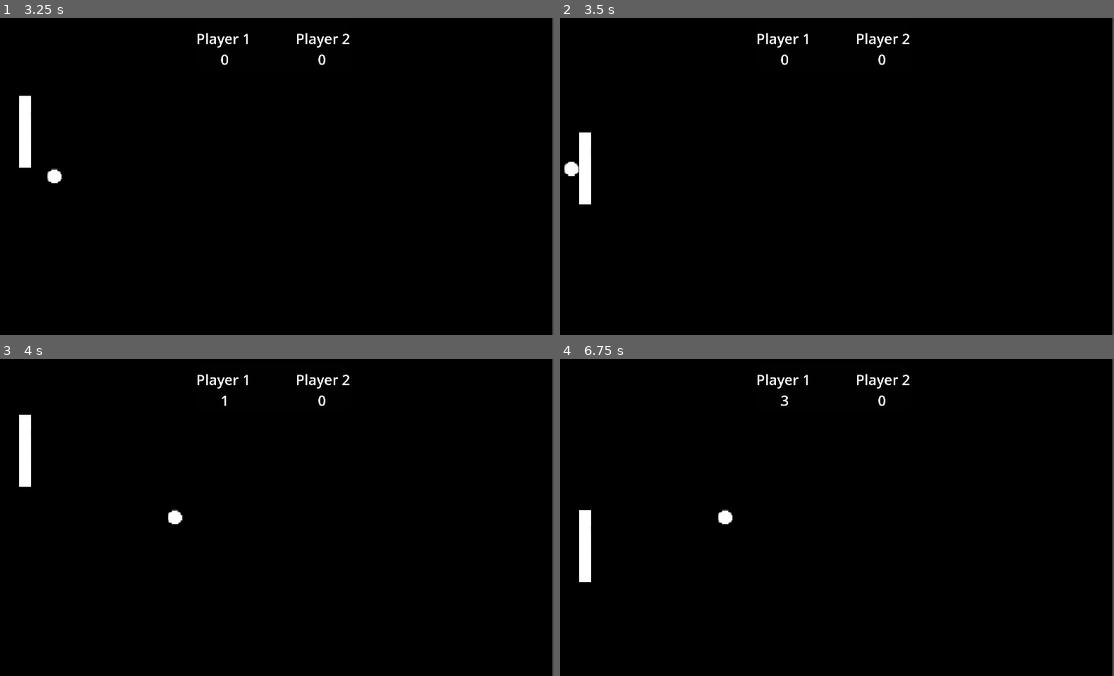
Above: before the commit, frames 1-4 (two rows, left to right).
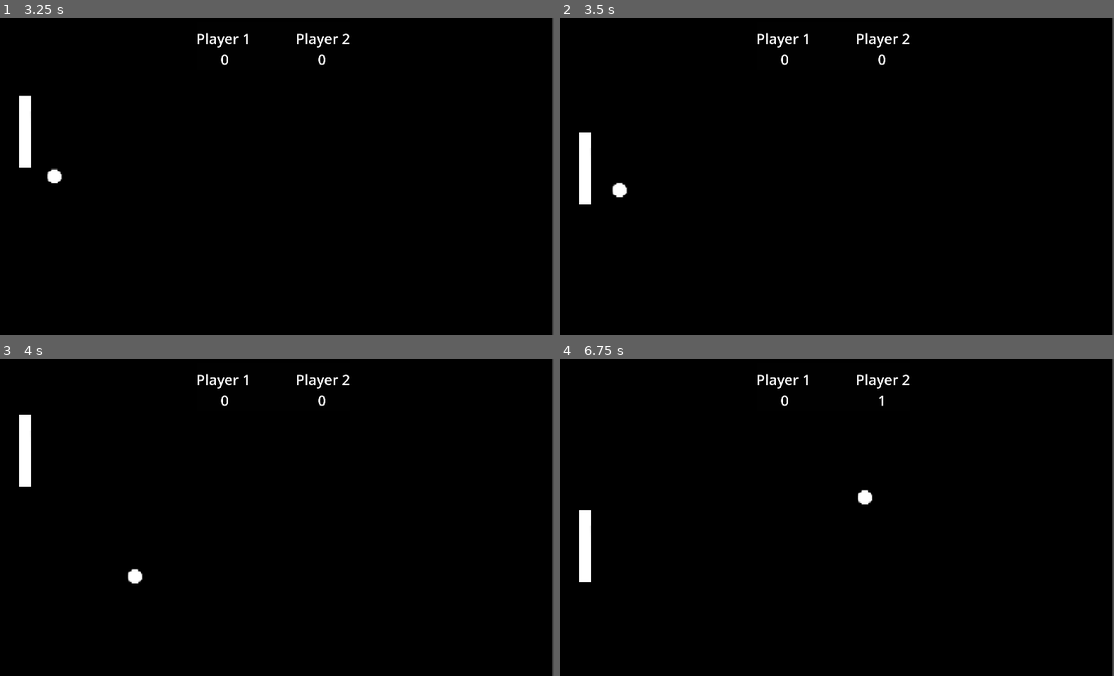
Above: after the commit, the same moments.

Repository: KrukDallan/pong
Game: Godot game, scene res://scenes/root/root.tscn
Two runs of this game, one before a commit and one after it. Both use one fixed random seed, a clock stepped at 60 frames per second and the inputs below.
Inputs:
- Up to frame 1 (3.25 s): click "Find Game" at 0.5 s; click "Host Game" at 1.25 s; tap Enter at 2 s; hold Up 2.03-2.78 s; hold P 2.03-2.78 s; hold Down from 2.78 s (still down); tap P at 2.85 s
- Up to frame 2 (3.5 s): keep holding Down
- Up to frame 3 (4 s): release Down at 3.53 s; hold Up from 3.53 s (still down); hold P from 3.53 s (still down)
- Up to frame 4 (6.75 s): release P at 4.28 s; tap P at 4.35, 5.85 s; release Up at 5.03 s; hold P 5.03-5.78 s; hold Down from 5.03 s (still down); hold P from 6.53 s (still down)

Frame 1 is identical in both runs. In frame 2, 0.2% of the frame differs, in the area x 0-13%, y 45-57%; in frame 3, 0.2%; in frame 4, 0.3%, in the area x 28-59%, y 11-53%.

Commit message:
:bug:
oops

Diff:
--- a/scenes/player/player.gd
+++ b/scenes/player/player.gd
@@ -32,6 +32,8 @@
 
 func push_ball(vector: Vector2, body:Node2D):
 	if body.is_in_group("ball") and $Timer.time_left <= 0:
+		if self.name.to_int() == 1:
+			vector = -vector
 		body.push_away(vector)
 		$Timer.start(0.05)
 
